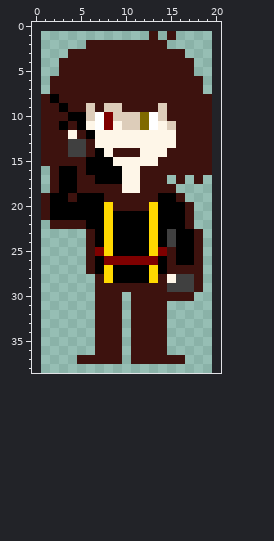
Two states of a pixel-art sprite, assets/sprites/party/jamm/dark/phone_down.png. The first picture shows the starting point.
The file is 19x38 pixels. Colours within 5 levels of each other are drawn and written as one. The old version is drawn lined up with the new one, on the new canvas.
After:
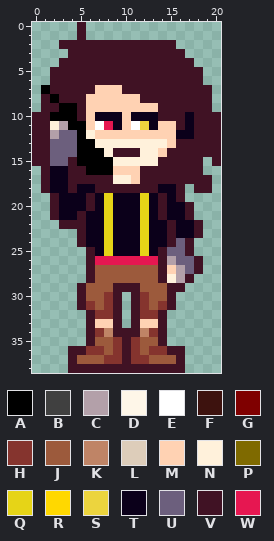
Palette (. is transparent): A #000000  B #404040  C #b3a0a9  D #fef6e8  E #ffffff  F #3d120e  G #7f0000  H #85342e  J #9c5a3c  K #bf8466  L #ddcdba  M #ffd2b3  N #fff1db  P #7f6a00  Q #e6d417  R #ffd800  S #ecd43e  T #0b001a  U #6c5f7d  V #401224  W #e61751
From old to new:
canvas 19x38 -> 21x39, the old top-left corner now at 1,1
Changed rows in their new state; - is an unchanged pixel.
first column x 0:
 0 -----V---------------
 1 -----V-------.-.-----
 2 ---VVVVVVVVVVVVV-----
 3 ----VVVVVVVVVVVVV----
 4 ---VVVVVVVVVVVVVVV---
 5 --VVVVVVVVVVVVVVVVV--
 6 --VVVVVVVVVVVVVVVVV--
 7 -AVVVVVMMMVVVVVVVVVV-
 8 -V-VVVMMMMMMVVVVVVVV-
 9 -VV-AVMMMMMMMMVVVVVV-
10 VVAA-VMTTTMTTTVVVTVVV
11 VVNCA-M-WTMESTMMVTVVV
12 VVCUUANMMMMMMMMMTTVVV
13 VVUUUAANNNNNNNNMVVVVV
14 VVUUUAA-NVVVNNMVVVVVV
15 VVUUVA---NNNNNVVVVV.V
16 -VTTVV---MMMVVVVVVV.-
17 -VTTVVVVVNNMVVVVVVVV-
18 -VTTVTTVVVVVVVTTV-VV-
19 -.VTTTVTQTTTQTVTV----
20 -.VTTTVTQTTTQTVTTV---
21 -.VTTVTTQTTTQTVTTV---
22 --.VVVTTQTTTQTTVTTV--
23 -----VTTQTTTQTTVTTV--
24 -----VTTQTTTQTTVUV.--
25 ------VTQTTTQTVUUV.--
26 ------VWWWWWWWVCUUV--
27 ------VJJJJJJJVMCUV--
28 ------VJJJJJJJVNCV.--
29 -----VJJJVVVJJJVV..--
30 -----VJJHV-VHJJV..---
31 -----VHJHV-VHJHV-----
32 ------VHHV-VHHV------
33 ------VMMV-VMMV------
34 ------VHKVVVKHV------
35 ------VJJHVHJJV------
36 ----VVHHJHVHJHHVV----
37 ----VJJJHHVHHJJJV----
38 ----VVVVVVVVVVVVV----
Boxes around the changes in both pictures, in picture pixels (x1, y1, x2, y2):
changed: (32, 22, 221, 373)
